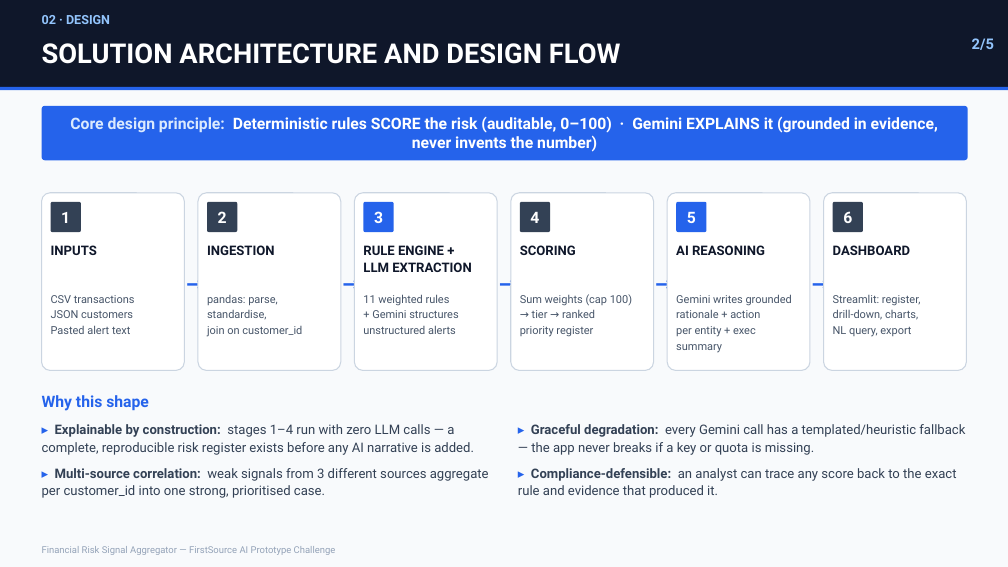
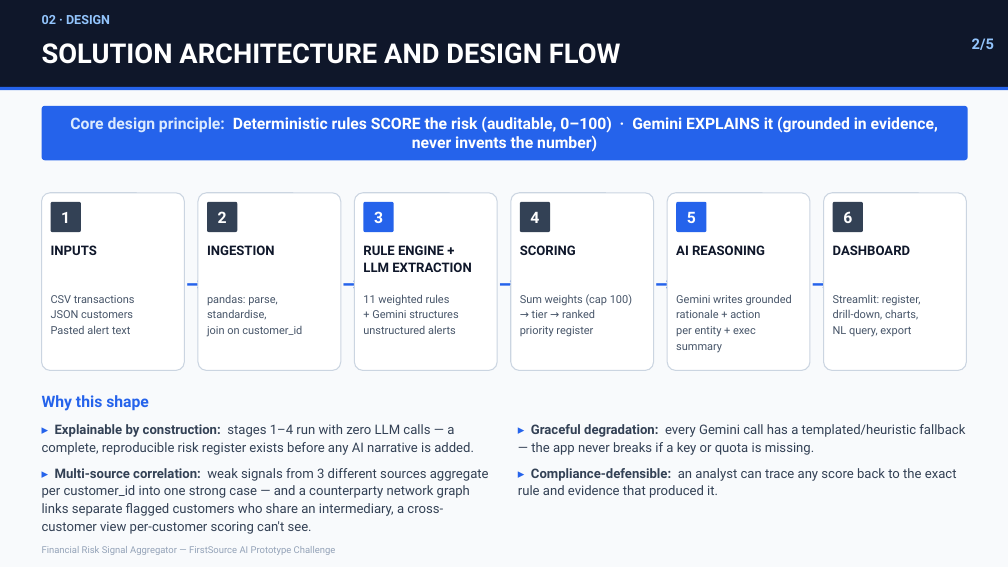
Before and after one commit to ramkumar03ace/Financial-Risk-Signal-Aggregator, a slide deck: slide 2 of docs/Financial_Risk_Signal_Aggregator_Deck.pptx. Drawn at 1008x567 pixels with LibreOffice and Linux fonts; fonts in the diff are those of the drawing. Boxes give left, top, right and bottom in pixels: in the first picture for what was removed or moved away, otherwise in the second. Text is boxed around its words. In the diff, an @@ line names an element or a change of style, - is before the commit and + after.

```diff
--- a/docs/Financial_Risk_Signal_Aggregator_Deck.pptx
+++ b/docs/Financial_Risk_Signal_Aggregator_Deck.pptx
@@ text at (x1=42, y1=468, x2=489, y2=534): text changed @@
-▸ Multi-source correlation: weak signals from 3 different sources aggregate per customer_id into one strong, prioritised case.
+▸ Multi-source correlation: weak signals from 3 different sources aggregate per customer_id into one strong case — and a counterparty network graph links separate flagged customers who share an intermediary, a cross-customer view per-customer scoring can't see.
```
Also in this commit, not shown: 3 other slides changed, 9 other files.
